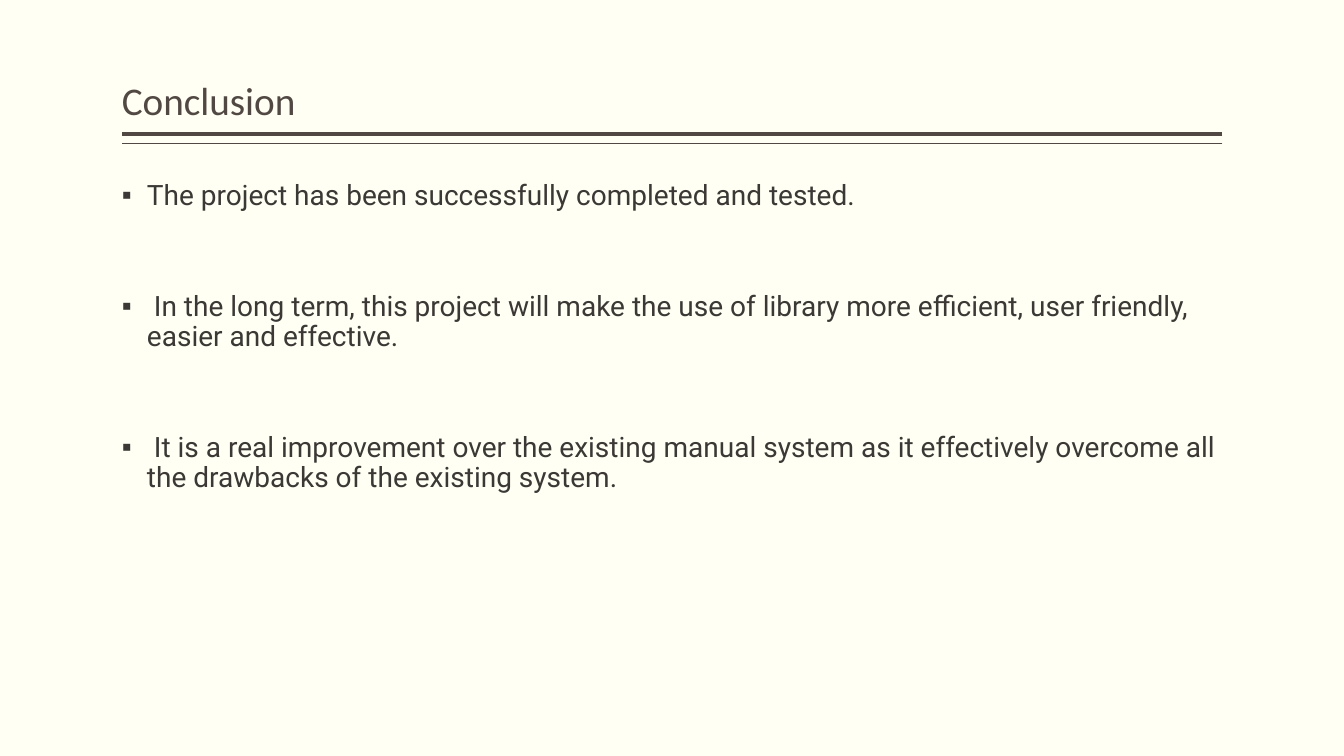
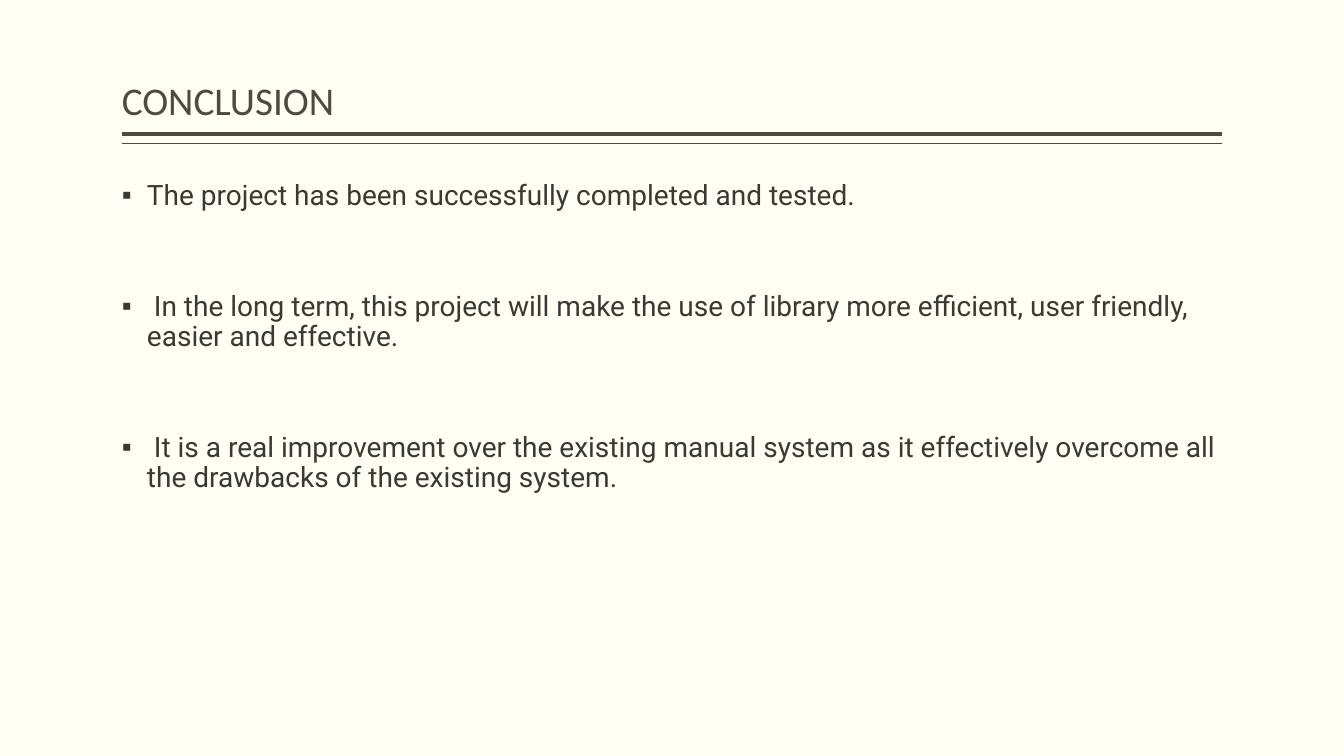
Before and after one commit to chiraqL/Library-Manager, a slide deck: slide 15 of E-Library.pptx. Drawn at 1344x756 pixels with LibreOffice and Linux fonts; fonts in the diff are those of the drawing. Boxes give left, top, right and bottom in pixels: in the first picture for what was removed or moved away, otherwise in the second. Text is boxed around its words. In the diff, an @@ line names an element or a change of style, - is before the commit and + after.

```diff
--- a/E-Library.pptx
+++ b/E-Library.pptx
@@ title at bbox=[122, 89, 334, 116]: text changed @@
-Conclusion
+CONCLUSION
```
Also in this commit, not shown: 14 other slides changed, 6 other files.
